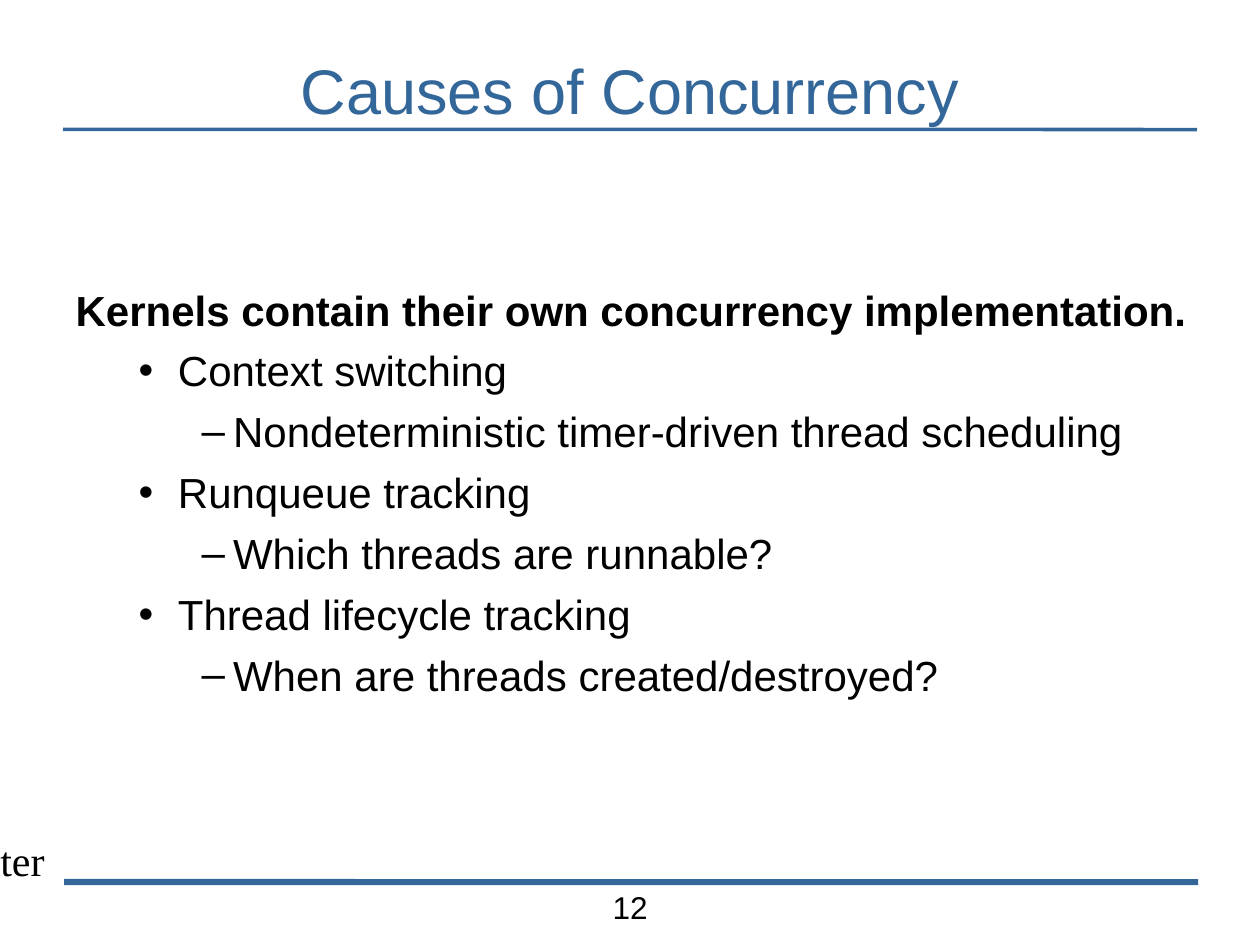
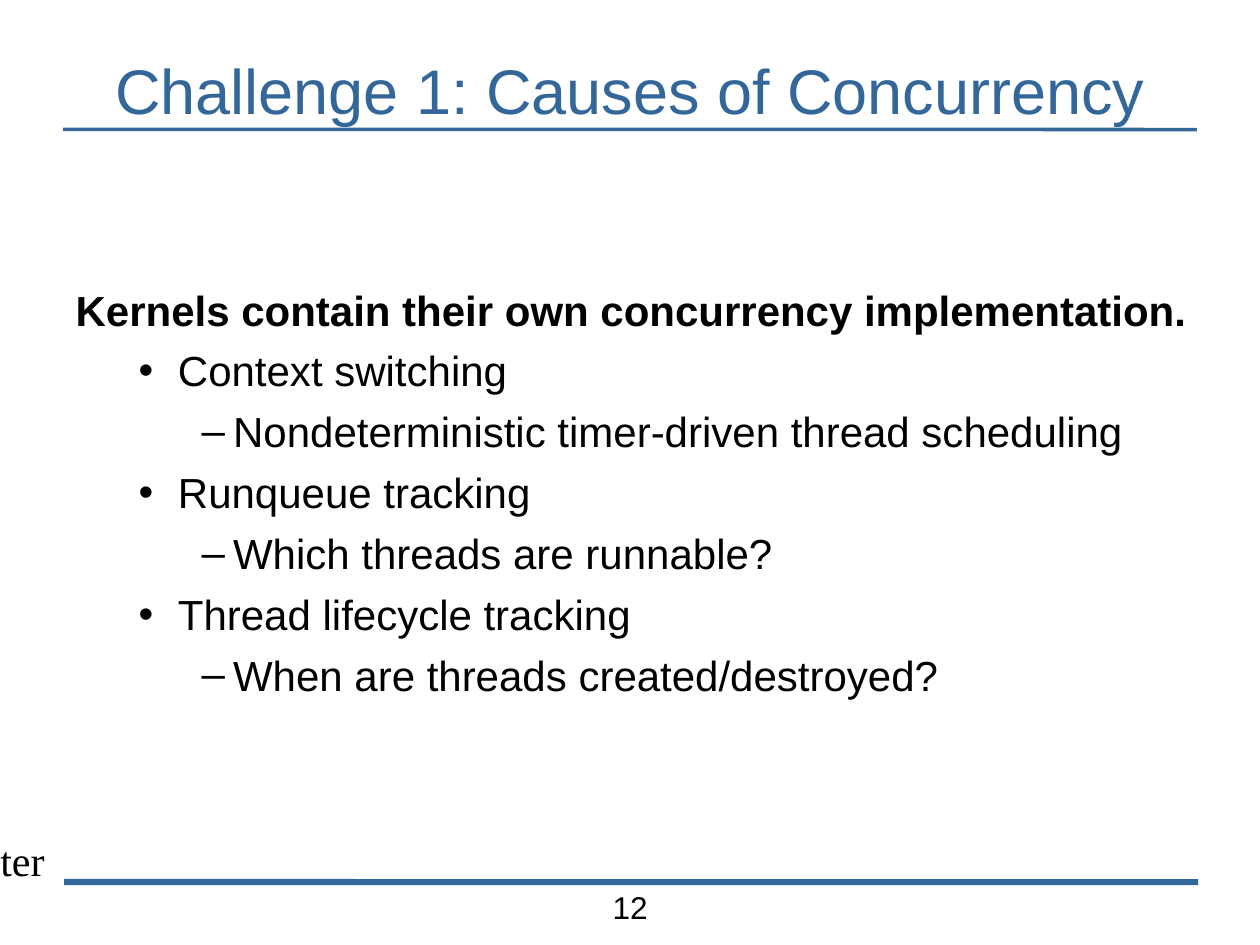
Before and after one commit to bblum/talks, a slide deck: slide 12 of pdl-retreat/pdl-talk.odp. Drawn at 1260x945 pixels with LibreOffice and Linux fonts; fonts in the diff are those of the drawing; background and template pictures are left out. Boxes give left, top, right and bottom in pixels: in the first picture for what was removed or moved away, otherwise in the second. Text is boxed around its words. In the diff, an @@ line names an element or a change of style, - is before the commit and + after.

```diff
--- a/pdl-retreat/pdl-talk.odp
+++ b/pdl-retreat/pdl-talk.odp
@@ title at [115, 68, 1144, 125]: text changed @@
-Causes of Concurrency
+Challenge 1: Causes of Concurrency
```
Also in this commit, not shown: 7 other slides changed, 1 slide added.
